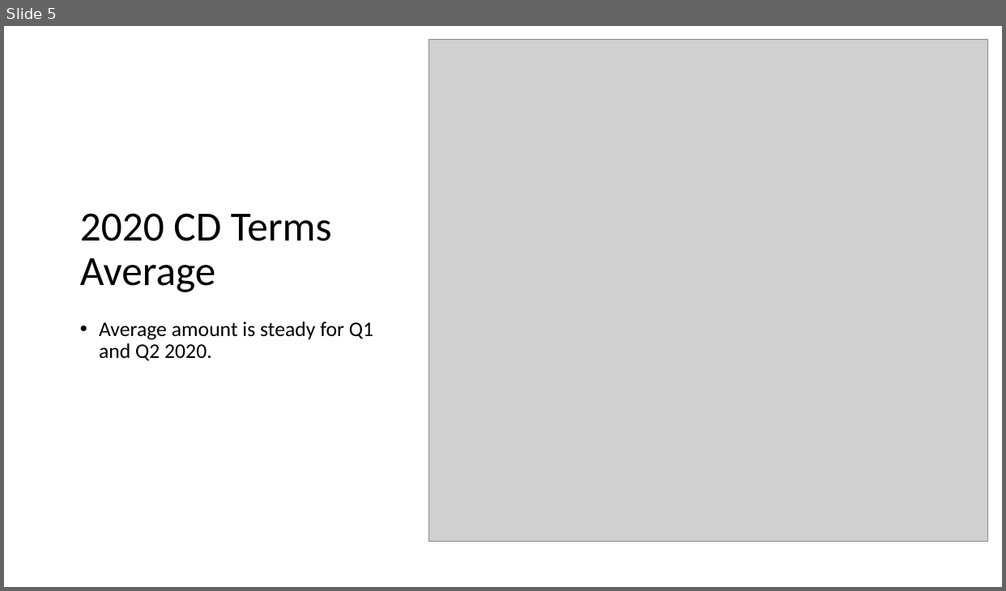
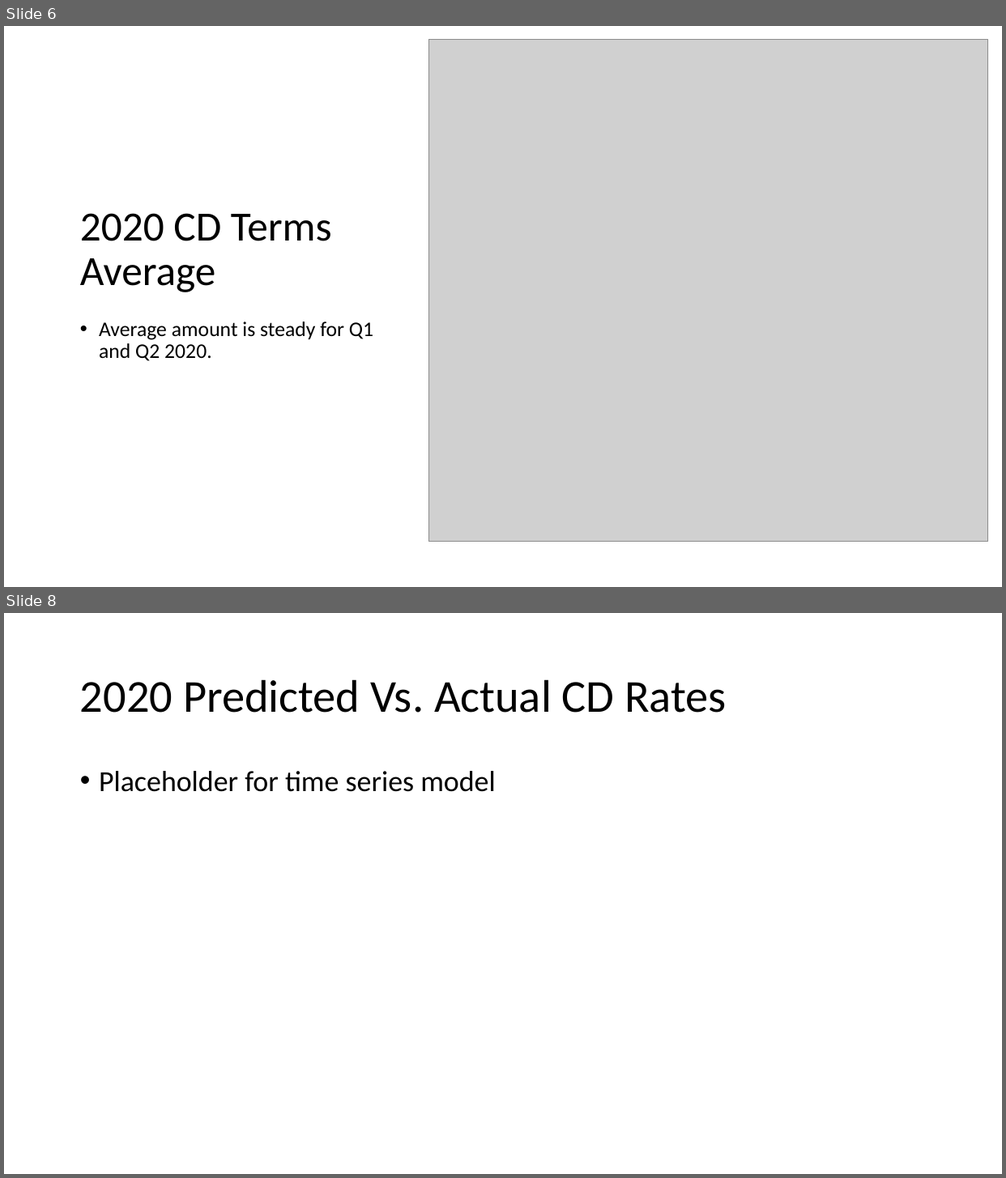
Before and after one commit to StephanieChew-nyc/Stephanie_Chew_Capstone_4, a slide deck: Stephanie_Chew_Capstone_4.pptx. Shown one above the other, each under a label of ours: slide 5 before the commit, slides 6 and 8 after it; the slides between them are not shown. The pictures are 1006x591 and 1006x1178 pixels, drawn with LibreOffice and Linux fonts; fonts in the diff are those of the drawing; grey boxes stand for pictures. Boxes give left, top, right and bottom in pixels: in the first picture for what was removed or moved away, otherwise in the second. Text is boxed around its words. In the diff, an @@ line names an element or a change of style, - is before the commit and + after.

```diff
--- a/Stephanie_Chew_Capstone_4.pptx
+++ b/Stephanie_Chew_Capstone_4.pptx
@@ slide 8 added at (4, 613, 1002, 1174), background #FFFFFF @@
@@ title added at (80, 679, 727, 713), 44 pt, text #000000 @@
+2020 Predicted Vs. Actual CD Rates
@@ text added at (99, 771, 496, 792), 28 pt, text #000000 @@
+• Placeholder for time series model
@@ what was slide 5 is now slide 6 @@
```
Also in this commit, not shown: 3 slides changed, 2 other slides added, 2 other files.
